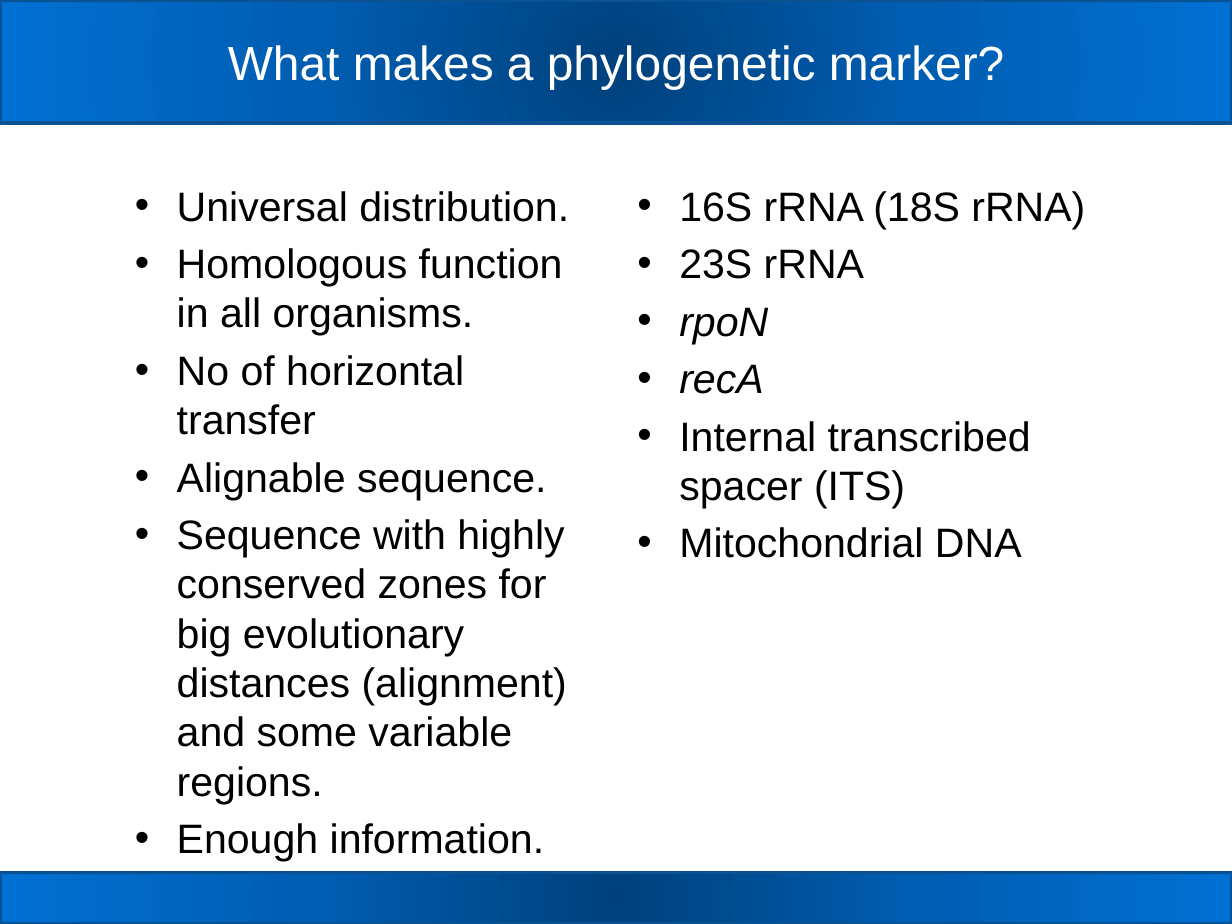
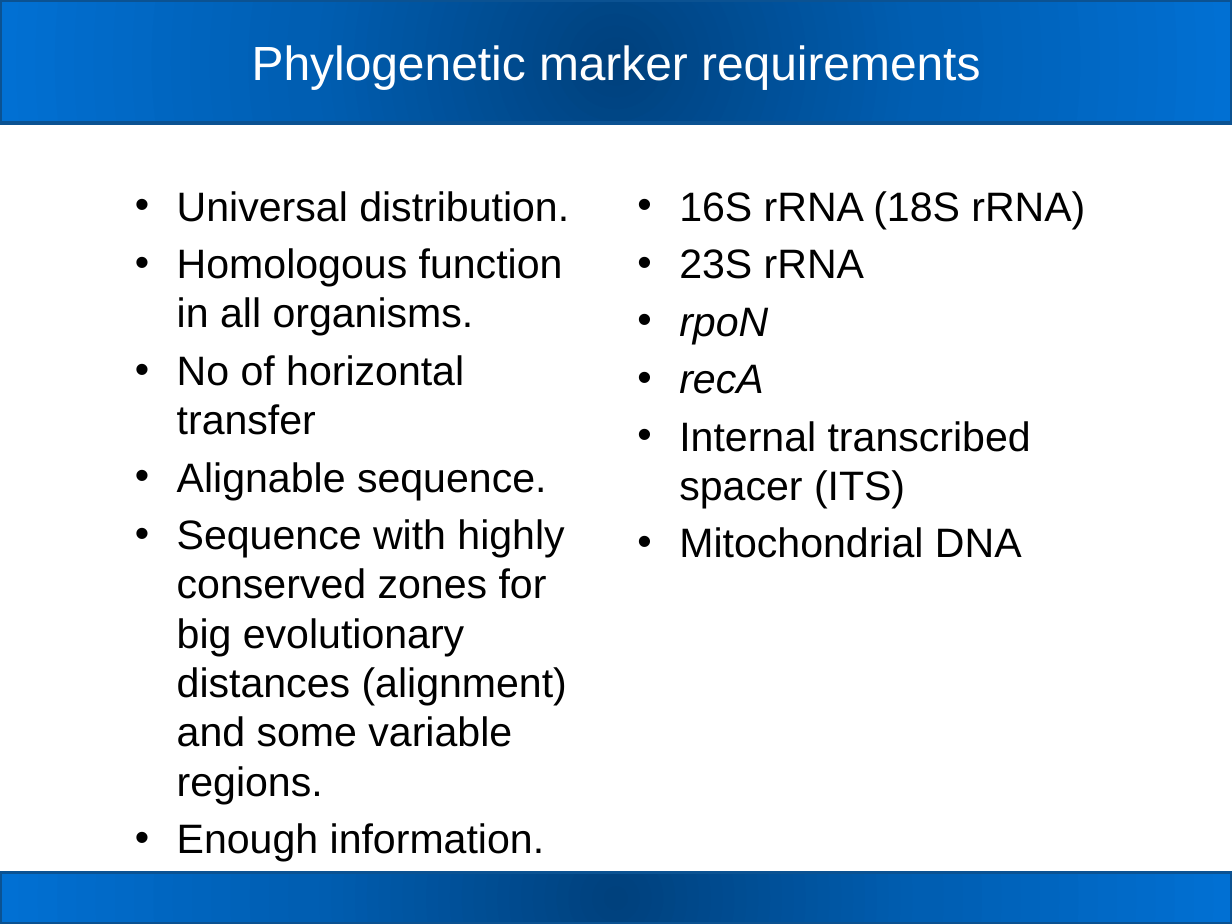
Before and after one commit to carden24/MIC506-Workshop, a slide deck: slide 3 of W2_16S_analysis.pptx. Drawn at 1232x924 pixels with LibreOffice and Linux fonts; fonts in the diff are those of the drawing. Boxes give left, top, right and bottom in pixels: in the first picture for what was removed or moved away, otherwise in the second. Text is boxed around its words. In the diff, an @@ line names an element or a change of style, - is before the commit and + after.

```diff
--- a/W2_16S_analysis.pptx
+++ b/W2_16S_analysis.pptx
@@ title at [252, 45, 980, 89]: text changed @@
-What makes a phylogenetic marker?
+Phylogenetic marker requirements
```
Also in this commit, not shown: 17 other slides changed, 2 slides added, 1 slide removed, 1 other file.
